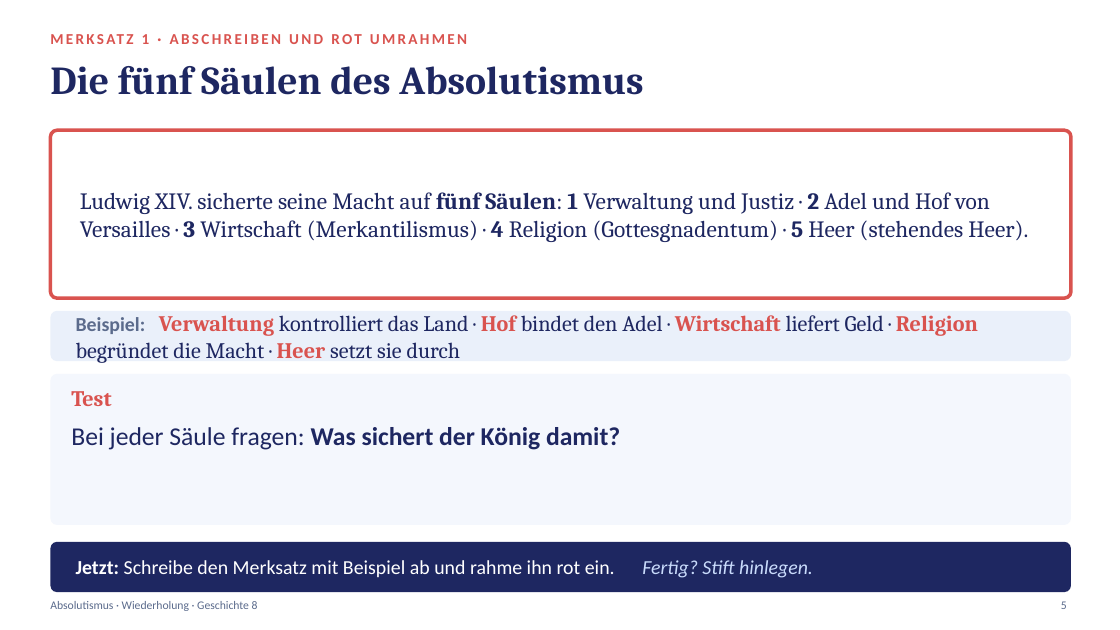
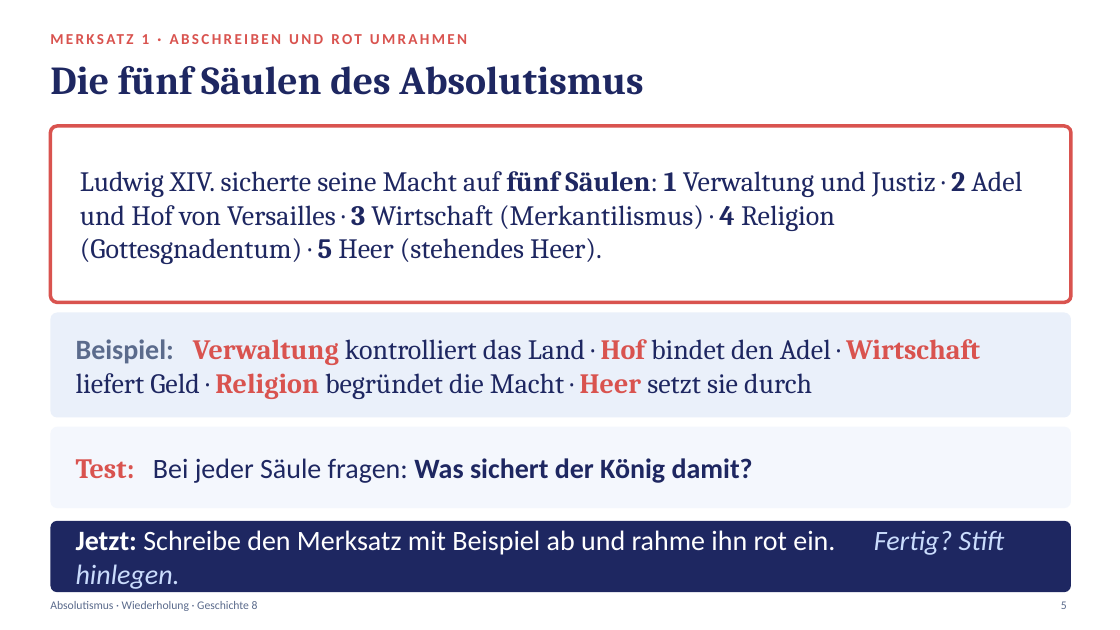
Before and after one commit to golzkonstantin-gif/Schule, a slide deck: slide 5 of Geschichte_8/Absolutismus_Wiederholung/Praesentation_Absolutismus_Wiederholung.pptx. Drawn at 1120x630 pixels with LibreOffice and Linux fonts; fonts in the diff are those of the drawing. Boxes give left, top, right and bottom in pixels: in the first picture for what was removed or moved away, otherwise in the second. Text is boxed around its words. In the diff, an @@ line names an element or a change of style, - is before the commit and + after.

```diff
--- a/Geschichte_8/Absolutismus_Wiederholung/Praesentation_Absolutismus_Wiederholung.pptx
+++ b/Geschichte_8/Absolutismus_Wiederholung/Praesentation_Absolutismus_Wiederholung.pptx
@@ rounded rectangle resized from (x1=50, y1=130, x2=1071, y2=298) to (x1=50, y1=126, x2=1071, y2=302) @@
@@ text "Ludwig XIV. sicherte seine Macht ..." moved from (x1=80, y1=192, x2=1028, y2=242) to (x1=80, y1=171, x2=1022, y2=264) @@
@@ text "Ludwig XIV. sicherte seine Macht ..." at (x1=80, y1=171, x2=1022, y2=264): size 20 to 24 pt @@
@@ proportions changed in 4 elements at (x1=50, y1=126, x2=1071, y2=302), (x1=50, y1=521, x2=1071, y2=592), (x1=50, y1=427, x2=1071, y2=508), (x1=50, y1=313, x2=1071, y2=418) @@
@@ rounded rectangle resized from (x1=50, y1=311, x2=1071, y2=361) to (x1=50, y1=313, x2=1071, y2=418) @@
@@ text "Beispiel: Verwaltung kontrolliert das Land ..." at (x1=76, y1=339, x2=980, y2=399): size 17 to 24 pt in "Beispiel:"; size 19 to 24 pt @@
@@ text removed at (x1=71, y1=391, x2=111, y2=406) @@
-Test
@@ rounded rectangle resized from (x1=50, y1=374, x2=1071, y2=525) to (x1=50, y1=427, x2=1071, y2=508) @@
@@ text "Test: Bei jeder Säule fragen: ..." at (x1=76, y1=458, x2=753, y2=483): vertical alignment top to middle @@
@@ text at (x1=76, y1=458, x2=753, y2=483): text changed; size 22 to 24 pt @@
-Bei jeder Säule fragen: Was sichert der König damit?
+Test: Bei jeder Säule fragen: Was sichert der König damit?
@@ rounded rectangle resized from (x1=50, y1=542, x2=1071, y2=592) to (x1=50, y1=521, x2=1071, y2=592) @@
@@ text "Jetzt: Schreibe den Merksatz mit ..." moved from (x1=76, y1=560, x2=813, y2=578) to (x1=76, y1=530, x2=1004, y2=555) @@
@@ text "Jetzt: Schreibe den Merksatz mit ..." at (x1=76, y1=530, x2=1004, y2=555): size 17 to 24 pt @@
```
Also in this commit, not shown: 16 other slides changed, 3 slides removed, 3 other files.
